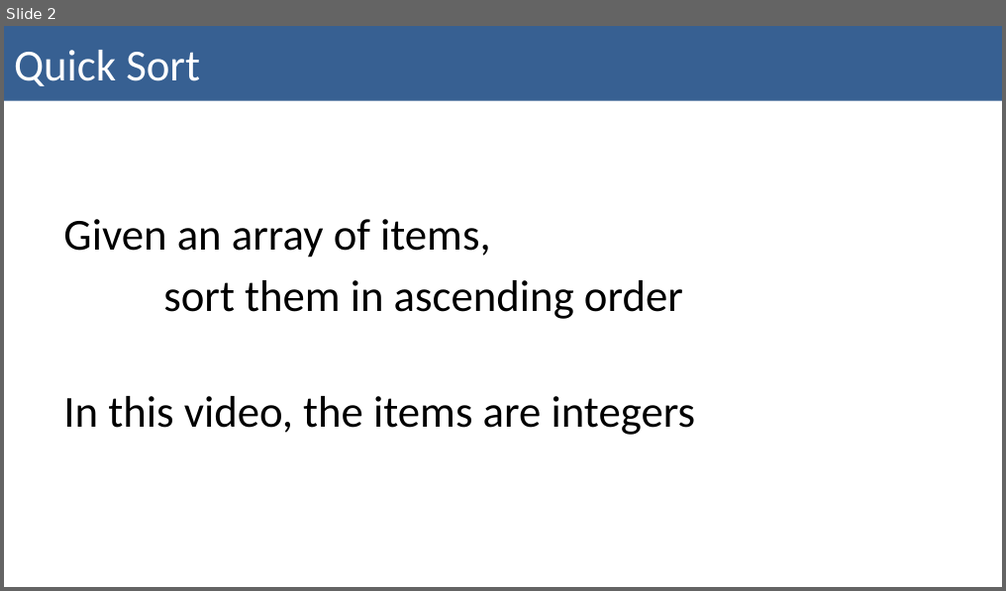
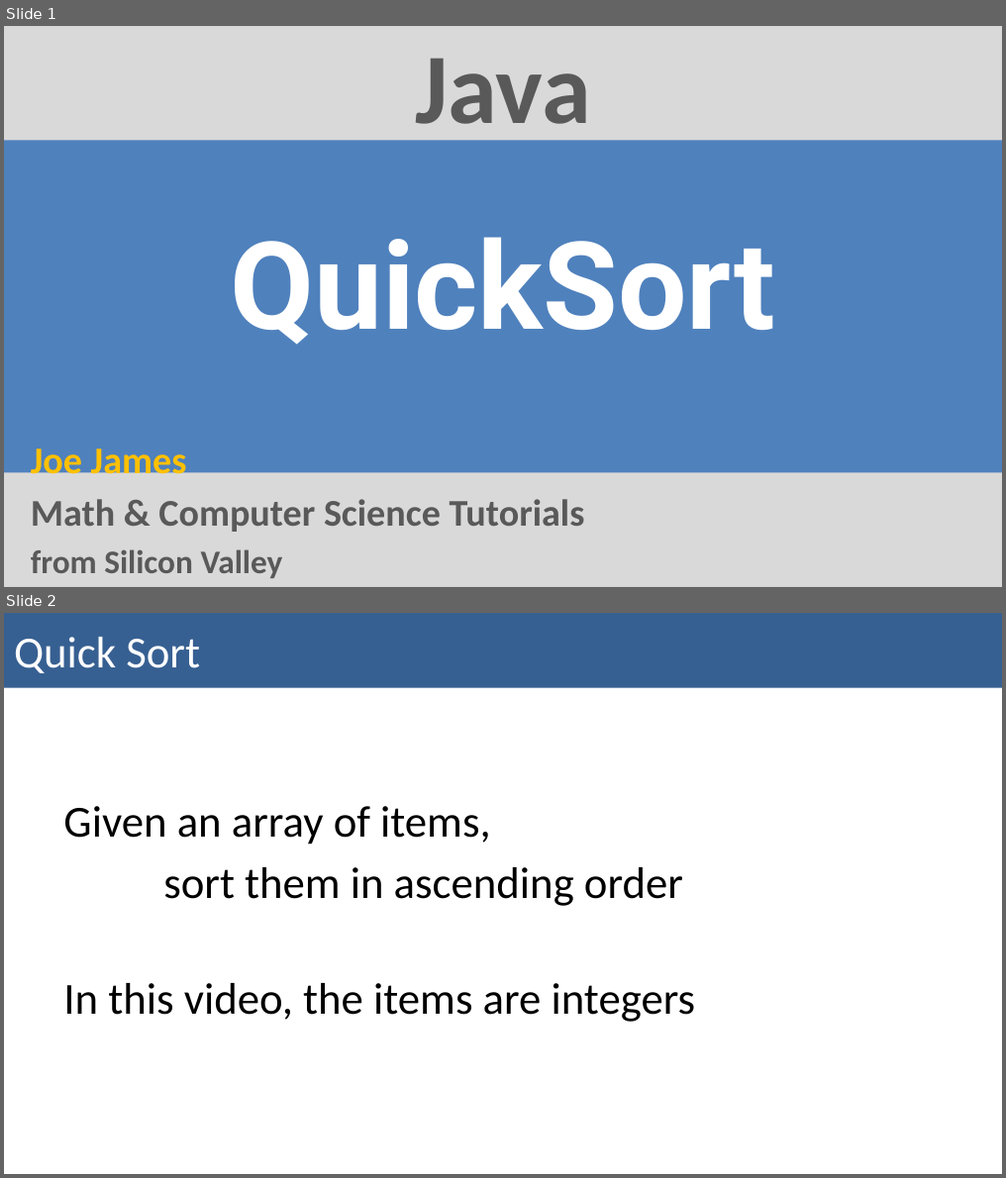
Before and after one commit to cogent-demon/UsefulUtensils, a slide deck: Quick Sort.pptx. Shown one above the other, each under a label of ours: slide 2 before the commit, slides 1 and 2 after it. The pictures are 1006x591 and 1006x1178 pixels, drawn with LibreOffice and Linux fonts; fonts in the diff are those of the drawing. Boxes give left, top, right and bottom in pixels: in the first picture for what was removed or moved away, otherwise in the second. Text is boxed around its words. In the diff, an @@ line names an element or a change of style, - is before the commit and + after.

Commit message:
added 8 new ppt files

```diff
--- a/Quick Sort.pptx
+++ b/Quick Sort.pptx
@@ slide 1 added at <box>4,26,1002,587</box>, background #D9D9D9 @@
@@ text added at <box>415,58,591,147</box>, 72 pt, text #595959, bold @@
+Java
@@ rectangle added at <box>4,141,1002,473</box>, fill #4F81BD @@
@@ title added at <box>230,237,775,345</box>, 88 pt, text #FFFFFF, bold @@
+QuickSort
@@ subtitle added at <box>31,442,585,578</box>, 27.2 pt, text #595959, bold @@
+Joe James
+Math & Computer Science Tutorials
+from Silicon Valley
```
Also in this commit, not shown: 1 slide removed, 7 other files.
